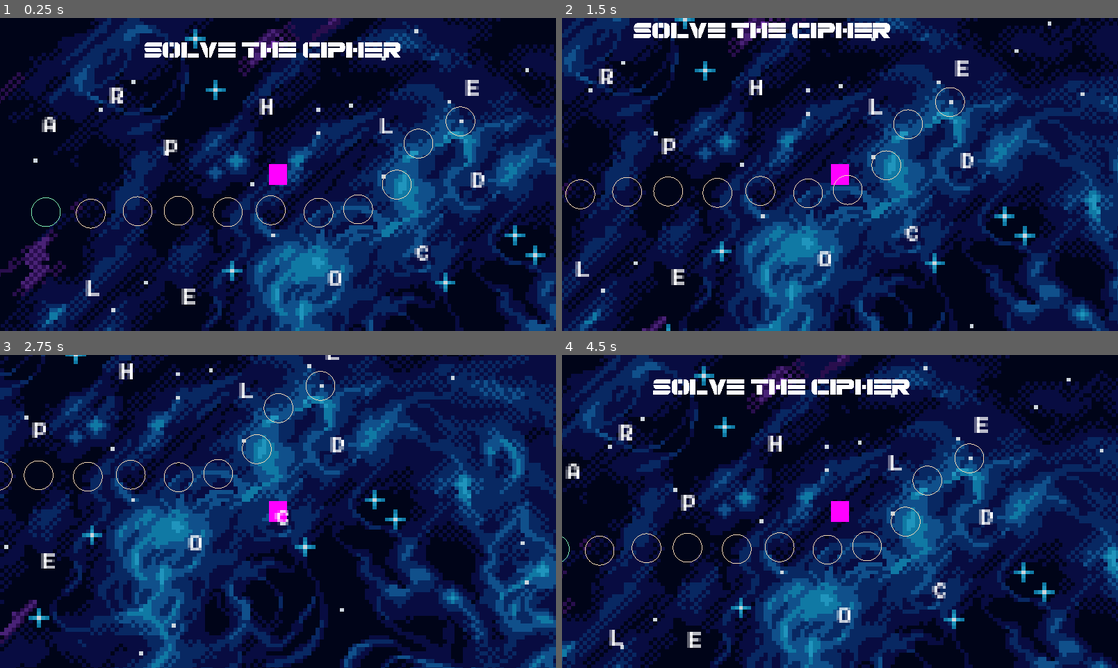
Above: before the commit, frames 1-4 (two rows, left to right).
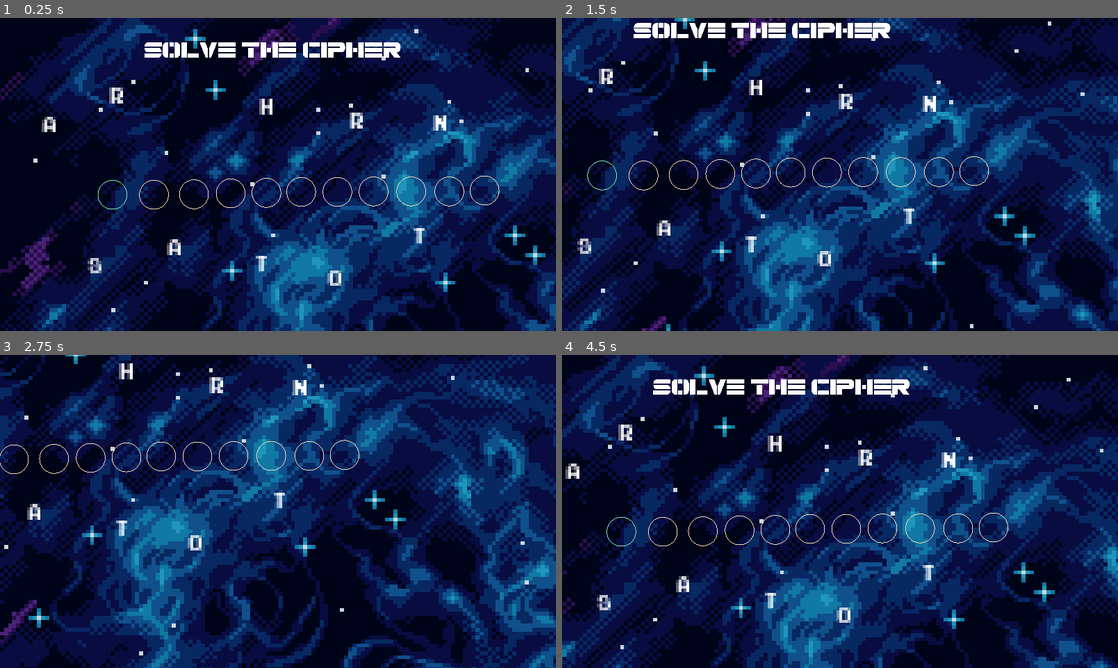
Above: after the commit, the same moments.

Repository: M-a-b-e-l/CISC2540---2D-Game-group-6
Game: Godot game, scene res://Scenes/Minigame3/MiniGame3.tscn
Same seed, same stepped clock (60 frames per second), same inputs: the game is played once before the commit and once after it. This scene is started directly instead of the project's main scene.
Inputs (mouse positions are in pixels of both pictures, inside the frame that each line leads up to):
- Up to frame 1 (0.25 s): no input
- Up to frame 2 (1.5 s): tap Enter at 0.5 s; move the mouse to (612, 124) at 0.52 s; hold Right (ui_right) 0.53-1.28 s; click (612, 124) at 0.6 s; move the mouse to (662, 146) at 1.27 s; hold Down (ui_down) from 1.28 s (still down); click (662, 146) at 1.35 s
- Up to frame 3 (2.75 s): move the mouse to (22, 555) at 2.02 s; release Down (ui_down) at 2.03 s; hold Right (ui_right) from 2.03 s (still down); click (22, 555) at 2.1 s
- Up to frame 4 (4.5 s): move the mouse to (840, 517) at 2.77 s; release Right (ui_right) at 2.78 s; hold Up (ui_up) 2.78-3.53 s; click (840, 517) at 2.85 s; move the mouse to (606, 630) at 3.52 s; hold Left (ui_left) from 3.53 s (still down); click (606, 630) at 3.6 s; move the mouse to (751, 442) at 4.27 s; click (751, 442) at 4.35 s

The runs differ from the first frame. In frame 1, 2.1% of the frame differs, in the area x 5-90%, y 19-92%; in frame 2, 2.0%; in frame 3, 1.6%; in frame 4, 2.1%.

Commit message:
Adding Nontrivial Anagram

Diff:
--- /dev/null
+++ b/group_6_2d_game/Scenes/Minigame3/Letters/N.tscn
@@ -0,0 +1,12 @@
+[gd_scene load_steps=2 format=3 uid="uid://cdlbdk3oke5d"]
+
+[ext_resource type="PackedScene" uid="uid://o63b4s24xg0f" path="res://Scenes/Minigame3/Letters/A.tscn" id="1_lq646"]
+
+[node name="N" type="Node2D"]
+
+[node name="Area2D" parent="." instance=ExtResource("1_lq646")]
+
+[node name="Label" parent="Area2D" index="0"]
+text = "N"
+
+[editable path="Area2D"]
--- /dev/null
+++ b/group_6_2d_game/Scenes/Minigame3/Letters/S.tscn
@@ -0,0 +1,12 @@
+[gd_scene load_steps=2 format=3 uid="uid://deolsg6iaqkgw"]
+
+[ext_resource type="PackedScene" uid="uid://o63b4s24xg0f" path="res://Scenes/Minigame3/Letters/A.tscn" id="1_8euqr"]
+
+[node name="S" type="Node2D"]
+
+[node name="Area2D" parent="." instance=ExtResource("1_8euqr")]
+
+[node name="Label" parent="Area2D" index="0"]
+text = "S"
+
+[editable path="Area2D"]
--- /dev/null
+++ b/group_6_2d_game/Scenes/Minigame3/Letters/T.tscn
@@ -0,0 +1,12 @@
+[gd_scene load_steps=2 format=3 uid="uid://c4yjk8yutdkn3"]
+
+[ext_resource type="PackedScene" uid="uid://o63b4s24xg0f" path="res://Scenes/Minigame3/Letters/A.tscn" id="1_ecvkv"]
+
+[node name="T" type="Node2D"]
+
+[node name="Area2D" parent="." instance=ExtResource("1_ecvkv")]
+
+[node name="Label" parent="Area2D" index="0"]
+text = "T"
+
+[editable path="Area2D"]
--- a/group_6_2d_game/Scenes/Minigame3/MiniGame3.tscn
+++ b/group_6_2d_game/Scenes/Minigame3/MiniGame3.tscn
@@ -1,19 +1,17 @@
-[gd_scene load_steps=18 format=3 uid="uid://r0ewdxhwercq"]
+[gd_scene load_steps=16 format=3 uid="uid://r0ewdxhwercq"]
 
 [ext_resource type="Texture2D" uid="uid://gkdr5fc3r3sj" path="res://Assets/space_background_pack copy/Assets/Blue Version/layered/blue-with-stars.png" id="1_pebax"]
 [ext_resource type="Script" path="res://Scenes/Minigame3/Cipher.gd" id="1_pw0h5"]
 [ext_resource type="Script" path="res://Scripts/character_body_2d.gd" id="2_qthtj"]
 [ext_resource type="PackedScene" uid="uid://o63b4s24xg0f" path="res://Scenes/Minigame3/Letters/A.tscn" id="3_k0nek"]
-[ext_resource type="PackedScene" uid="uid://wcseyh85py0l" path="res://Scenes/Minigame3/Letters/P.tscn" id="4_8vqc2"]
-[ext_resource type="PackedScene" uid="uid://d1nbae4eg5ymk" path="res://Scenes/Minigame3/Letters/L.tscn" id="5_0xjut"]
-[ext_resource type="PackedScene" uid="uid://ca384vjutne08" path="res://Scenes/Minigame3/Letters/C.tscn" id="6_052o4"]
-[ext_resource type="PackedScene" uid="uid://cr7ku20vgnlrw" path="res://Scenes/Minigame3/Letters/E.tscn" id="7_gbyna"]
 [ext_resource type="PackedScene" uid="uid://c2nfakgcpaf57" path="res://Scenes/Minigame3/Letters/H.tscn" id="8_evn61"]
 [ext_resource type="PackedScene" uid="uid://lajh7fatllmb" path="res://Scenes/Minigame3/Letters/O.tscn" id="9_nk7qf"]
-[ext_resource type="PackedScene" uid="uid://gchjy45n0qob" path="res://Scenes/Minigame3/Letters/D.tscn" id="10_as1sj"]
 [ext_resource type="PackedScene" uid="uid://cnyqgdqf6gvuc" path="res://Scenes/Minigame3/Letters/R.tscn" id="11_y2h4m"]
+[ext_resource type="PackedScene" uid="uid://cdlbdk3oke5d" path="res://Scenes/Minigame3/Letters/N.tscn" id="11_y8gk6"]
+[ext_resource type="PackedScene" uid="uid://c4yjk8yutdkn3" path="res://Scenes/Minigame3/Letters/T.tscn" id="12_sbquv"]
 [ext_resource type="PackedScene" uid="uid://dv4a64hrg8wic" path="res://Scenes/Minigame3/DraggableArea.tscn" id="12_x7dgv"]
 [ext_resource type="FontFile" uid="uid://vxvy528j05fc" path="res://Fonts/Spac3Tech-Dg7E.ttf" id="13_2bnwv"]
+[ext_resource type="PackedScene" uid="uid://deolsg6iaqkgw" path="res://Scenes/Minigame3/Letters/S.tscn" id="13_25q7h"]
 [ext_resource type="AudioStream" uid="uid://y5n6cioraxg4" path="res://Music/LEMMiNO - Cipher (BGM).mp3" id="14_io303"]
 
 [sub_resource type="PlaceholderTexture2D" id="PlaceholderTexture2D_j24r7"]
@@ -55,6 +53,7 @@
 metadata/_edit_use_anchors_ = true
 
 [node name="CharacterBody2D" type="CharacterBody2D" parent="."]
+visible = false
 position = Vector2(577, 325)
 scale = Vector2(38, 43)
 collision_layer = 2
@@ -78,22 +77,6 @@
 z_index = 1
 position = Vector2(89, 199)
 
-[node name="P" parent="." instance=ExtResource("4_8vqc2")]
-z_index = 1
-position = Vector2(341, 247)
-
-[node name="L" parent="." instance=ExtResource("5_0xjut")]
-z_index = 1
-position = Vector2(180, 538)
-
-[node name="C" parent="." instance=ExtResource("6_052o4")]
-z_index = 1
-position = Vector2(861, 465)
-
-[node name="E" parent="." instance=ExtResource("7_gbyna")]
-z_index = 1
-position = Vector2(378, 555)
-
 [node name="H" parent="." instance=ExtResource("8_evn61")]
 z_index = 1
 position = Vector2(539, 162)
@@ -102,51 +85,57 @@
 z_index = 1
 position = Vector2(681, 517)
 
-[node name="D" parent="." instance=ExtResource("10_as1sj")]
-z_index = 1
-position = Vector2(977, 314)
-
-[node name="E2" parent="." instance=ExtResource("7_gbyna")]
-z_index = 1
-position = Vector2(966, 123)
-
 [node name="R" parent="." instance=ExtResource("11_y2h4m")]
 z_index = 1
 position = Vector2(229, 139)
 
-[node name="L2" parent="." instance=ExtResource("5_0xjut")]
-z_index = 1
-position = Vector2(788, 202)
-
 [node name="DraggableArea" parent="." instance=ExtResource("12_x7dgv")]
-position = Vector2(96, 403)
+position = Vector2(234, 367)
 
 [node name="DraggableArea2" parent="." instance=ExtResource("12_x7dgv")]
-position = Vector2(189, 406)
+position = Vector2(320, 367)
 
 [node name="DraggableArea3" parent="." instance=ExtResource("12_x7dgv")]
-position = Vector2(286, 401)
+position = Vector2(403, 366)
 
 [node name="DraggableArea4" parent="." instance=ExtResource("12_x7dgv")]
-position = Vector2(371, 400)
+position = Vector2(479, 364)
 
 [node name="DraggableArea5" parent="." instance=ExtResource("12_x7dgv")]
-position = Vector2(473, 403)
+position = Vector2(553, 363)
 
 [node name="DraggableArea6" parent="." instance=ExtResource("12_x7dgv")]
-position = Vector2(562, 399)
+position = Vector2(625, 361)
 
 [node name="DraggableArea7" parent="." instance=ExtResource("12_x7dgv")]
-position = Vector2(661, 404)
+position = Vector2(700, 361)
 
 [node name="DraggableArea8" parent="." instance=ExtResource("12_x7dgv")]
-position = Vector2(743, 397)
+position = Vector2(775, 360)
 
 [node name="DraggableArea9" parent="." instance=ExtResource("12_x7dgv")]
-position = Vector2(823, 346)
+position = Vector2(853, 360)
 
 [node name="DraggableArea10" parent="." instance=ExtResource("12_x7dgv")]
-position = Vector2(868, 261)
+position = Vector2(932, 360)
 
 [node name="DraggableArea11" parent="." instance=ExtResource("12_x7dgv")]
-position = Vector2(955, 215)
+position = Vector2(1005, 358)
+
+[node name="N" parent="." instance=ExtResource("11_y8gk6")]
+position = Vector2(899, 196)
+
+[node name="T" parent="." instance=ExtResource("12_sbquv")]
+position = Vector2(527, 487)
+
+[node name="S" parent="." instance=ExtResource("13_25q7h")]
+position = Vector2(184, 491)
+
+[node name="T2" parent="." instance=ExtResource("12_sbquv")]
+position = Vector2(854, 429)
+
+[node name="Area2D" parent="." instance=ExtResource("3_k0nek")]
+position = Vector2(348, 453)
+
+[node name="R2" parent="." instance=ExtResource("11_y2h4m")]
+position = Vector2(726, 191)
